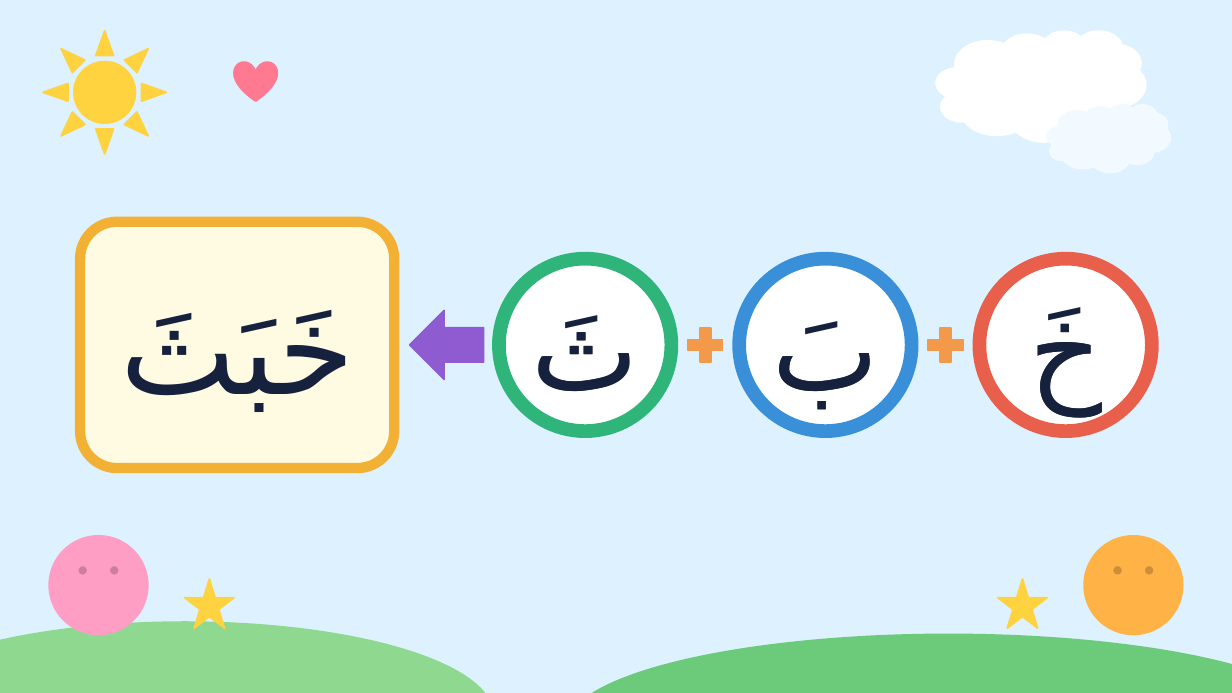
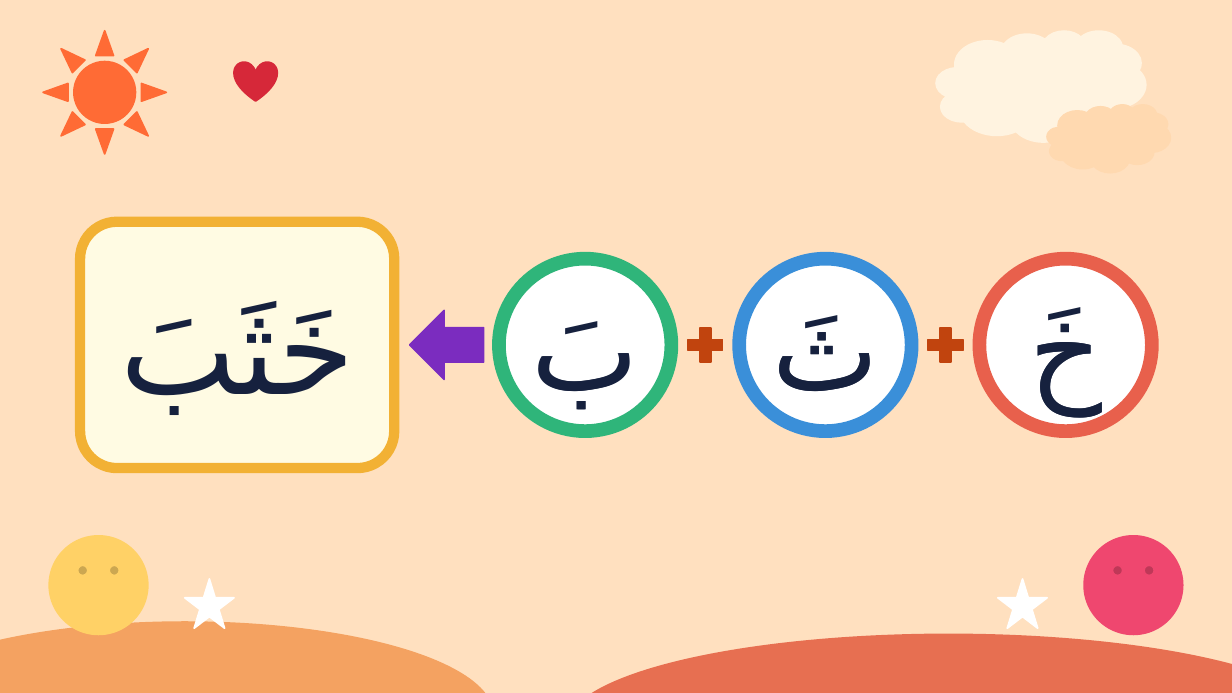
Before and after one commit to Sawaf11/-, a slide deck: slide 58 of all-letters/02-ba-ta-tha.pptx (slide 44 before the commit). Drawn at 1232x693 pixels with LibreOffice and Linux fonts; fonts in the diff are those of the drawing. Boxes give left, top, right and bottom in pixels: in the first picture for what was removed or moved away, otherwise in the second. Text is boxed around its words. In the diff, an @@ line names an element or a change of style, - is before the commit and + after.

```diff
--- a/all-letters/02-ba-ta-tha.pptx
+++ b/all-letters/02-ba-ta-tha.pptx
@@ background #DDF1FF to #FFE0BF @@
@@ sun at <box>43,31,166,154</box>: fill #FFD23F to #FF6B35; outline #FFD23F 1 pt to #FF6B35 1 pt @@
@@ cloud at <box>936,31,1146,142</box>: fill #FFFFFF to #FFF3E0; outline #FFFFFF 1 pt to #FFF3E0 1 pt @@
@@ heart at <box>234,62,277,101</box>: fill #FF7A90 to #D62839; outline #FF7A90 1 pt to #D62839 1 pt @@
@@ cloud at <box>1047,105,1170,172</box>: fill #F2FAFF to #FFD9B0; outline #F2FAFF 1 pt to #FFD9B0 1 pt @@
@@ left arrow at <box>410,310,484,379</box>: fill #8E5BD0 to #7B2CBF; outline #8E5BD0 1 pt to #7B2CBF 1 pt @@
@@ text at <box>532,321,638,412</box>: text changed @@
-ث
+ب
@@ text at <box>553,321,638,423</box>: text changed @@
-ثَ
+بَ
@@ plus sign at <box>683,322,729,368</box>: fill #F2994A to #C1440E; outline #F2994A 1 pt to #C1440E 1 pt @@
@@ text at <box>772,315,878,412</box>: text changed @@
-ب
+ث
@@ text at <box>794,315,879,418</box>: text changed @@
-بَ
+ثَ
@@ plus sign at <box>923,322,970,368</box>: fill #F2994A to #C1440E; outline #F2994A 1 pt to #C1440E 1 pt @@
@@ smiley face at <box>49,536,148,634</box>: fill #FF9EC4 to #FFD166; outline #FF9EC4 1 pt to #FFD166 1 pt @@
@@ smiley face at <box>1084,536,1183,634</box>: fill #FFB347 to #EF476F; outline #FFB347 1 pt to #EF476F 1 pt @@
@@ star at <box>185,579,234,628</box>: fill #FFD23F to #FFFFFF; outline #FFD23F 1 pt to #FFFFFF 1 pt @@
@@ star at <box>998,579,1047,628</box>: fill #FFD23F to #FFFFFF; outline #FFD23F 1 pt to #FFFFFF 1 pt @@
@@ ellipse at <box>0,622,493,693</box>: fill #8ED98F to #F4A261; outline #8ED98F 1 pt to #F4A261 1 pt @@
@@ ellipse at <box>567,634,1232,693</box>: fill #6CCB7A to #E76F51; outline #6CCB7A 1 pt to #E76F51 1 pt @@
```
Also in this commit, not shown: 44 other slides changed, 21 slides added, 18 other files.
